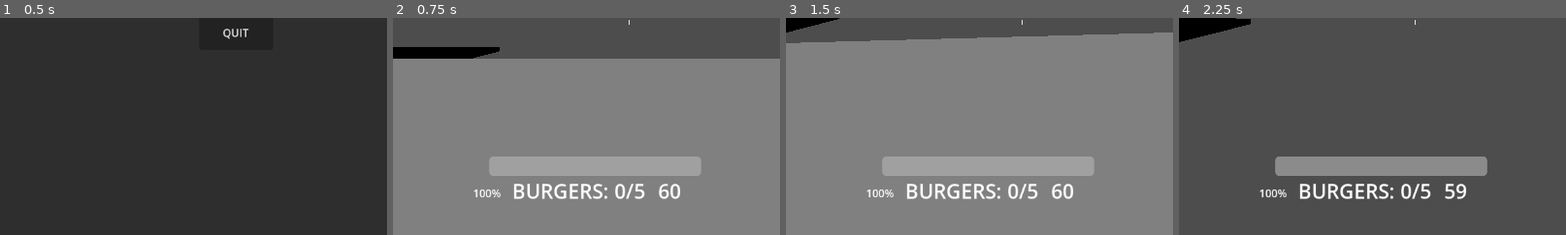
Above: before the commit, frames 1-4 (left to right).
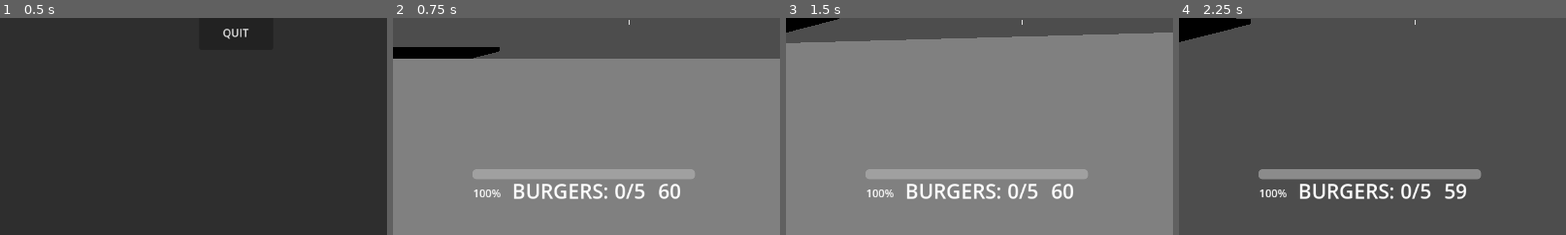
Above: after the commit, the same moments.

Repository: Gablinski/Foren
Game: Godot game, scene res://main_menu.tscn
The game is run twice, just before and just after one commit, with the same random seed, the same clock (stepped at 60 frames per second) and the same inputs. The project has no main scene, so this scene is started directly.
Inputs (mouse positions are % of the whole screen's width and height, from its top left):
- Up to frame 1 (0.5 s): no input
- Up to frame 2 (0.75 s): click "START" at 0.5 s
- Up to frame 3 (1.5 s): tap Enter at 1.25 s; move the mouse to (55, 50) at 1.27 s; hold W (move_forward) from 1.28 s (still down); tap Q (dash) at 1.35 s
- Up to frame 4 (2.25 s): keep holding W (move_forward); tap Space (jump) at 1.52 s; move the mouse to (45, 50) at 2.02 s; tap Q (dash) at 2.1 s
The pictures show only the part of the screen within x 20-69%, y 50-100%; the shares and areas given below are measured in that part.

Frame 1 is identical in both runs. In frame 2, 4.1% of the frame differs, in the area x 20-80%, y 63-75%; in frame 3, 4.1%; in frame 4, 4.4%.

Commit message:
LARPLARPLAHURLAPRPRPRAPLLALRARP

Diff:
--- a/auto_tween_property.gd
+++ b/auto_tween_property.gd
@@ -1,28 +1,28 @@
-#@tool
-#extends Control
+@tool
+extends Control
 
-#@export var target_property : String = "text"
+@export var target_property : String = "text"
 
-#var tween : Tween
+var tween : Tween
 
-#func _set(property: StringName, value: Variant) -> bool:
-#	if property == target_property:
-#		if get(property) == value:
-#			return false
-#		animate()
-#		return false
-#	return false
+func _set(property: StringName, value: Variant) -> bool:
+	if property == target_property:
+		if get(property) == value:
+			return false
+		animate()
+		return false
+	return false
 
-#func animate() -> void:
-#	pivot_offset = size / 2.0
-#	if tween and tween.is_running():
-#		tween.kill()
+func animate() -> void:
+	pivot_offset = size / 2.0
+	if tween and tween.is_running():
+		tween.kill()
 
-#	tween = create_tween().set_ease(Tween.EASE_OUT).set_trans(Tween.TRANS_BACK)
-#	tween.tween_property(self, "scale:x", 1.2, 0.1)
-#	tween.parallel().tween_property(self, "scale:y", 1.2, 0.15)
-#	tween.parallel().tween_property(self, "rotation_degrees",
-#		15.0 * [-1.0, 1.0].pick_random(), 0.1)
-#	tween.chain().tween_property(self, "scale:x", 1.0, 0.2).set_delay(0.25)
-#	tween.parallel().tween_property(self, "scale:y", 1.0, 0.3)
-#	tween.parallel().tween_property(self, "rotation_degrees", 0.0, 0.15)
+	tween = create_tween().set_ease(Tween.EASE_OUT).set_trans(Tween.TRANS_BACK)
+	tween.tween_property(self, "scale:x", 1.2, 0.1)
+	tween.parallel().tween_property(self, "scale:y", 1.2, 0.15)
+	tween.parallel().tween_property(self, "rotation_degrees",
+		15.0 * [-1.0, 1.0].pick_random(), 0.1)
+	tween.chain().tween_property(self, "scale:x", 1.0, 0.2).set_delay(0.25)
+	tween.parallel().tween_property(self, "scale:y", 1.0, 0.3)
+	tween.parallel().tween_property(self, "rotation_degrees", 0.0, 0.15)
--- a/button_animation.gd
+++ b/button_animation.gd
@@ -9,6 +9,7 @@
 	mouse_entered.connect(hover)
 	mouse_exited.connect(unhover)
 	pressed.connect(on_press)
+
 
 func hover() -> void:
 	if disabled:
--- a/ladder.tscn
+++ b/ladder.tscn
@@ -6,13 +6,13 @@
 size = Vector3(0.001, 60, 2.402884)
 
 [sub_resource type="BoxMesh" id="BoxMesh_lqhsa"]
-size = Vector3(1, 60, 1)
+size = Vector3(0, 60, 1)
 
 [node name="Ladder" type="Area3D" unique_id=1926364976]
 script = ExtResource("1_cq4ai")
 
 [node name="CollisionShape3D" type="CollisionShape3D" parent="." unique_id=207189274]
-transform = Transform3D(1, -8.720822e-06, 1.1678532e-05, 8.720822e-06, 1, -9.600864e-06, -1.1678532e-05, 9.600864e-06, 1, -2.9990807, 0.011564409, 0.061088383)
+transform = Transform3D(1, -8.720822e-06, 1.1678532e-05, 8.720822e-06, 1, -9.600864e-06, -1.1678532e-05, 9.600864e-06, 1, -0.5057937, 0.011564409, 0.061088383)
 shape = SubResource("BoxShape3D_efw3x")
 
 [node name="MeshInstance3D" type="MeshInstance3D" parent="." unique_id=1297464629]
--- a/node_3d.tscn
+++ b/node_3d.tscn
@@ -9,10 +9,8 @@
 [ext_resource type="PackedScene" uid="uid://bn81pe6726mrv" path="res://ladder.tscn" id="7_6iypd"]
 [ext_resource type="Script" uid="uid://re16kidftmvc" path="res://win_lose_green.gd" id="7_jsk3o"]
 [ext_resource type="PackedScene" uid="uid://0pusmkcmxmh" path="res://rising_platform.tscn" id="8_4arys"]
-[ext_resource type="Script" uid="uid://rtfm16fkr3ux" path="res://pause_menu.gd" id="8_6iypd"]
 [ext_resource type="Script" uid="uid://dj8ud7oafxrlp" path="res://auto_tween.gd" id="9_imku0"]
-[ext_resource type="Script" uid="uid://beg0sdtff03a5" path="res://button_animation.gd" id="10_tereu"]
-[ext_resource type="Script" uid="uid://d1gm5b5k36yf1" path="res://containertween.gd" id="11_cdqbm"]
+[ext_resource type="PackedScene" uid="uid://cu4lu6by3qsp2" path="res://pause_menu.tscn" id="11_tereu"]
 
 [sub_resource type="BoxShape3D" id="BoxShape3D_i5arm"]
 
@@ -103,10 +101,10 @@
 text = "TTT"
 
 [node name="HealthBar" type="ProgressBar" parent="HUD" unique_id=1928750429]
-offset_left = 368.0
-offset_top = 531.0
-offset_right = 683.0
-offset_bottom = 560.0
+offset_left = 343.0
+offset_top = 550.0
+offset_right = 674.0
+offset_bottom = 565.0
 show_percentage = false
 
 [node name="HealthLabel" type="Label" parent="HUD" unique_id=468478452]
@@ -199,68 +197,6 @@
 [node name="AutoTween" type="Node" parent="WinLoseGreen/Panel" unique_id=566148918]
 script = ExtResource("9_imku0")
 
-[node name="PauseMenu" type="CanvasLayer" parent="." unique_id=2012220508 groups=["pause_menu"]]
-process_mode = 3
-layer = 10
-script = ExtResource("8_6iypd")
-
-[node name="Panel" type="Panel" parent="PauseMenu" unique_id=1077884289]
-process_mode = 3
-custom_minimum_size = Vector2(400, 300)
-anchors_preset = 15
-anchor_right = 1.0
-anchor_bottom = 1.0
-grow_horizontal = 2
-grow_vertical = 2
-
-[node name="PauseImage" type="TextureRect" parent="PauseMenu/Panel" unique_id=1729146556]
-layout_mode = 0
-offset_left = 145.0
-offset_top = 86.0
-offset_right = 193.0
-offset_bottom = 126.0
-
-[node name="TitleLabel" type="Label" parent="PauseMenu/Panel" unique_id=2044333605]
-layout_mode = 1
-anchors_preset = 5
-anchor_left = 0.5
-anchor_right = 0.5
-offset_left = -146.5
-offset_top = 101.0
-offset_right = 146.5
-offset_bottom = 170.0
-grow_horizontal = 2
-theme_override_font_sizes/font_size = 50
-text = "Game Menu"
-horizontal_alignment = 1
-vertical_alignment = 1
-
-[node name="VBoxContainer" type="VBoxContainer" parent="PauseMenu/Panel" unique_id=454647076]
-layout_mode = 0
-offset_left = 514.0
-offset_top = 235.0
-offset_right = 636.0
-offset_bottom = 336.0
-
-[node name="ResumeButton" type="Button" parent="PauseMenu/Panel/VBoxContainer" unique_id=298917195]
-layout_mode = 2
-text = "RESUME GAME"
-script = ExtResource("10_tereu")
-
-[node name="RestartButton" type="Button" parent="PauseMenu/Panel/VBoxContainer" unique_id=1586076812]
-layout_mode = 2
-text = "RESTART"
-script = ExtResource("10_tereu")
-
-[node name="QuitButton" type="Button" parent="PauseMenu/Panel/VBoxContainer" unique_id=648960005]
-layout_mode = 2
-text = "QUIT TO TITLE
-"
-script = ExtResource("10_tereu")
-
-[node name="containertween" type="Node" parent="PauseMenu/Panel" unique_id=612451338]
-script = ExtResource("11_cdqbm")
-
 [node name="WinZone" type="Area3D" parent="." unique_id=1546917394 groups=["win_zone"]]
 transform = Transform3D(1, 0, 0, 0, 1, 0, 0, 0, 1, 0, 0.9676492, 7.60793)
 collision_layer = 3
@@ -275,3 +211,5 @@
 
 [node name="RisingPlatform" parent="." unique_id=645753205 instance=ExtResource("8_4arys")]
 transform = Transform3D(1, 0, 0, 0, 1, 0, 0, 0, 1, -67, -2.437, 18.721)
+
+[node name="PauseMenu" parent="." unique_id=1871726847 instance=ExtResource("11_tereu")]
--- a/pause_menu.gd
+++ b/pause_menu.gd
@@ -11,7 +11,10 @@
 @onready var quit_button    : Button = $Panel/VBoxContainer/QuitButton
 
 func _ready() -> void:
-	panel.modulate.a = 0.0  # hide visually but keep in tree
+	panel.modulate.a = 0.0
+	resume_button.mouse_filter = Control.MOUSE_FILTER_IGNORE
+	restart_button.mouse_filter = Control.MOUSE_FILTER_IGNORE
+	quit_button.mouse_filter = Control.MOUSE_FILTER_IGNORE
 	resume_button.pressed.connect(_on_resume)
 	restart_button.pressed.connect(_on_restart)
 	quit_button.pressed.connect(_on_quit)
@@ -37,6 +40,9 @@
 	panel.modulate.a = 0.0
 	get_tree().paused = true
 	Input.mouse_mode = Input.MOUSE_MODE_VISIBLE
+	resume_button.mouse_filter = Control.MOUSE_FILTER_STOP
+	restart_button.mouse_filter = Control.MOUSE_FILTER_STOP
+	quit_button.mouse_filter = Control.MOUSE_FILTER_STOP
 	resume_button.grab_focus()
 	var tween := create_tween()
 	tween.tween_property(panel, "modulate:a", 1.0, 0.2) \
@@ -45,6 +51,9 @@
 func _on_resume() -> void:
 	_paused = false
 	panel.modulate.a = 0.0
+	resume_button.mouse_filter = Control.MOUSE_FILTER_IGNORE
+	restart_button.mouse_filter = Control.MOUSE_FILTER_IGNORE
+	quit_button.mouse_filter = Control.MOUSE_FILTER_IGNORE
 	get_tree().paused = false
 	Input.mouse_mode = Input.MOUSE_MODE_CAPTURED
 
@@ -54,6 +63,7 @@
 	get_tree().reload_current_scene()
 
 func _on_quit() -> void:
+	print("quit")
 	get_tree().paused = false
 	Input.mouse_mode = Input.MOUSE_MODE_VISIBLE
 	get_tree().change_scene_to_file(main_menu_scene)
--- /dev/null
+++ b/pause_menu.tscn
@@ -0,0 +1,67 @@
+[gd_scene format=3 uid="uid://cu4lu6by3qsp2"]
+
+[ext_resource type="Script" uid="uid://rtfm16fkr3ux" path="res://pause_menu.gd" id="1_05uyy"]
+[ext_resource type="Script" uid="uid://beg0sdtff03a5" path="res://button_animation.gd" id="2_p81d2"]
+[ext_resource type="Script" uid="uid://d1gm5b5k36yf1" path="res://containertween.gd" id="3_2nc7s"]
+
+[node name="PauseMenu" type="CanvasLayer" unique_id=1871726847 groups=["pause_menu"]]
+process_mode = 3
+layer = 10
+script = ExtResource("1_05uyy")
+
+[node name="Panel" type="Panel" parent="." unique_id=1149264934]
+process_mode = 3
+custom_minimum_size = Vector2(400, 300)
+anchors_preset = 15
+anchor_right = 1.0
+anchor_bottom = 1.0
+grow_horizontal = 2
+grow_vertical = 2
+
+[node name="PauseImage" type="TextureRect" parent="Panel" unique_id=307273735]
+layout_mode = 0
+offset_left = 145.0
+offset_top = 86.0
+offset_right = 193.0
+offset_bottom = 126.0
+
+[node name="TitleLabel" type="Label" parent="Panel" unique_id=385481269]
+layout_mode = 1
+anchors_preset = 5
+anchor_left = 0.5
+anchor_right = 0.5
+offset_left = -146.5
+offset_top = 101.0
+offset_right = 146.5
+offset_bottom = 170.0
+grow_horizontal = 2
+theme_override_font_sizes/font_size = 50
+text = "Game Menu"
+horizontal_alignment = 1
+vertical_alignment = 1
+
+[node name="VBoxContainer" type="VBoxContainer" parent="Panel" unique_id=240364605]
+layout_mode = 0
+offset_left = 514.0
+offset_top = 235.0
+offset_right = 636.0
+offset_bottom = 336.0
+
+[node name="ResumeButton" type="Button" parent="Panel/VBoxContainer" unique_id=117420649]
+layout_mode = 2
+text = "RESUME GAME"
+script = ExtResource("2_p81d2")
+
+[node name="RestartButton" type="Button" parent="Panel/VBoxContainer" unique_id=1213925079]
+layout_mode = 2
+text = "RESTART"
+script = ExtResource("2_p81d2")
+
+[node name="QuitButton" type="Button" parent="Panel/VBoxContainer" unique_id=1935333841]
+layout_mode = 2
+text = "QUIT TO TITLE
+"
+script = ExtResource("2_p81d2")
+
+[node name="containertween" type="Node" parent="Panel" unique_id=1228404786]
+script = ExtResource("3_2nc7s")
--- a/win_lose_green.gd
+++ b/win_lose_green.gd
@@ -12,9 +12,13 @@
 
 func _ready() -> void:
 	process_mode = Node.PROCESS_MODE_ALWAYS
-	panel.visible = false
+	panel.modulate.a = 0.0
+	panel.visible = true
 	restart_button.pressed.connect(_on_restart)
 	quit_button.pressed.connect(_on_quit)
+	# disable buttons until screen is actually shown
+	restart_button.mouse_filter = Control.MOUSE_FILTER_IGNORE
+	quit_button.mouse_filter = Control.MOUSE_FILTER_IGNORE
 	await get_tree().process_frame
 	var gm := get_tree().get_first_node_in_group("game_manager")
 	if gm:
@@ -36,9 +40,10 @@
 	var pm := get_tree().get_first_node_in_group("pause_menu")
 	if pm:
 		pm.set_game_over()
-	panel.visible = true
 	Input.mouse_mode = Input.MOUSE_MODE_VISIBLE
 	restart_button.grab_focus()
+	restart_button.mouse_filter = Control.MOUSE_FILTER_STOP
+	quit_button.mouse_filter = Control.MOUSE_FILTER_STOP
 	panel.modulate.a = 0.0
 	var tween := create_tween()
 	tween.tween_property(panel, "modulate:a", 1.0, 0.4) \
